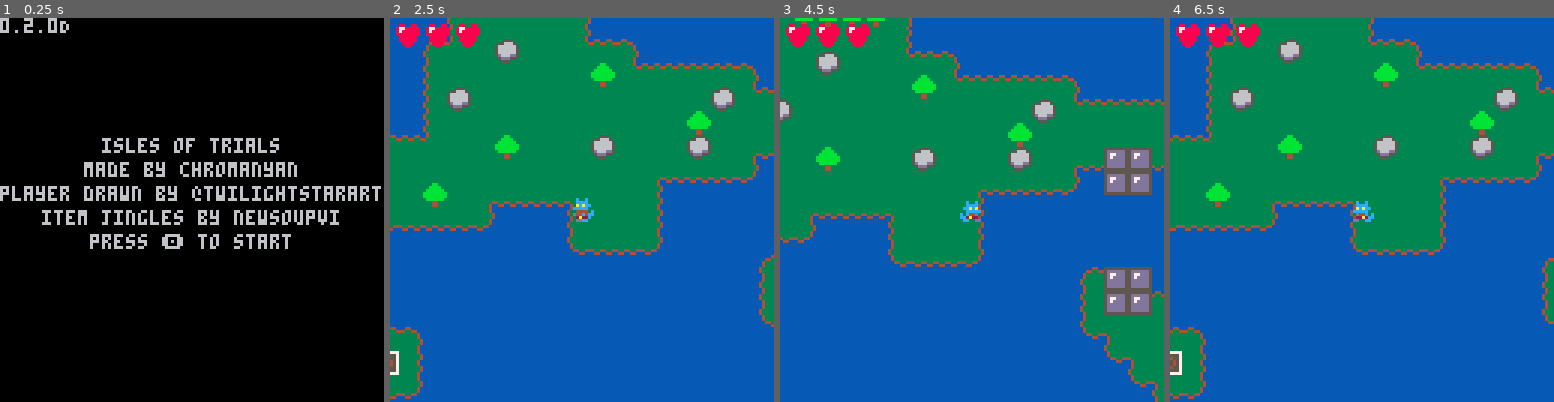
Above: before the commit, frames 1-4 (left to right).
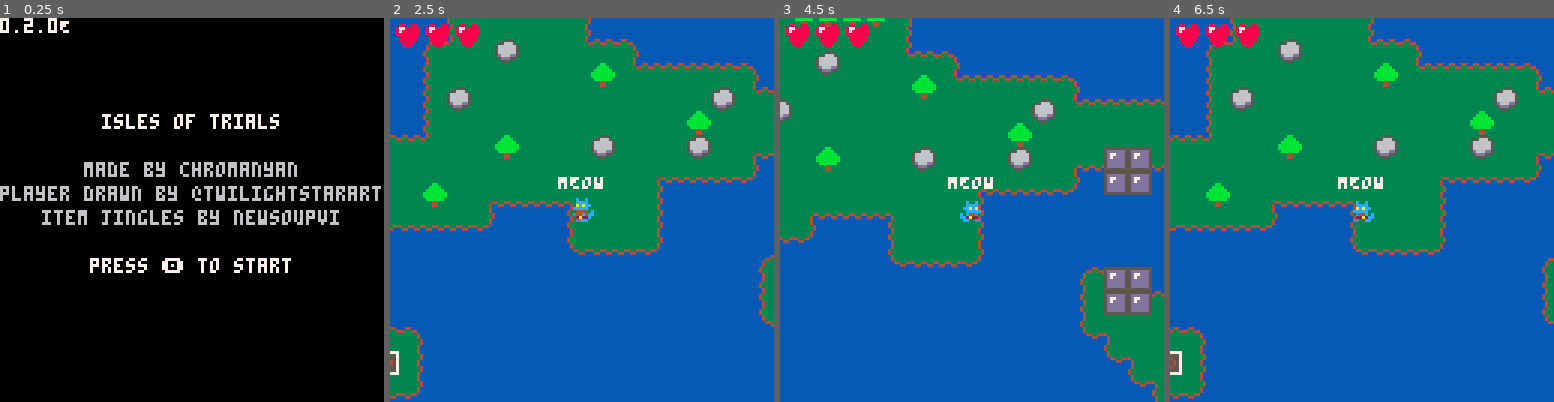
Above: after the commit, the same moments.

Repository: NyanMC/ap-islesoftrials
Game: PICO-8 cartridge archipisles.p8
The game is run twice, just before and just after one commit, with the same random seed, the same clock (stepped at 60 frames per second) and the same inputs.
Inputs:
- Up to frame 1 (0.25 s): no input
- Up to frame 2 (2.5 s): tap O (Z key) at 0.33, 0.7, 1.43, 2.22 s; tap X (X key) at 1.07, 2.07, 2.4 s; hold Left 1.97-2.37 s; hold Down from 2.42 s (still down)
- Up to frame 3 (4.5 s): tap X (X key) every 0.33 s from 2.73 to 4.4 s; release Down at 2.82 s; hold Right 2.87-3.53 s; tap O (Z key) at 3.1, 3.98 s; hold Up 3.58-4.08 s; hold Right from 4.13 s (still down)
- Up to frame 4 (6.5 s): release Right at 4.53 s; hold Down 4.58-5.08 s; tap X (X key) every 0.33 s from 4.73 to 6.4 s; tap O (Z key) at 4.87, 5.75 s; hold Left 5.13-5.8 s; hold Up 5.85-6.18 s; hold Left from 6.23 s (still down)

The runs differ from the first frame. In frame 1, 3.4% of the frame differs, in the area x 0-76%, y 0-67%; in frame 2, 0.2%; in frame 3, 0.2%; in frame 4, 0.2%.

Commit message:
0.2.0e (meow)

Diff:
--- a/archipisles.p8
+++ b/archipisles.p8
@@ -15,6 +15,7 @@
 }
 
 misty = false
+meow = 0
 
 chests = {
 	x81y38={ico=78,mus=1,act=(function()
@@ -677,12 +678,12 @@
 
 function draw_title()
 	cls(0)
-	print("0.2.0D",0,0)
-	print("isles of trials",34,40)
-	print("made by chromanyan",28,48)
+	print("0.2.0E",0,0,7)
+	print("isles of trials",34,32)
+	print("made by chromanyan",28,48,6)
 	print("player drawn by @twilightstarart",0,56)
 	print("item jingles by newsoupvi",14,64)
-	print("press 🅾️ to start",30,72)
+	print("press 🅾️ to start",30,80,7)
 end
 
 function stay_sane()
@@ -750,6 +751,15 @@
 			end
 		end
 	end
+end
+
+function mu()
+	if misty then
+		sfx(23)
+	else
+		sfx(22)
+	end
+	meow = 4
 end
 -->8
 -- ap stuff
@@ -933,11 +943,19 @@
 	draw_sword()
 	draw_player()
 	if (pbubblemove==0) draw_bubbles()
+
+	if meow>0 then
+		local mu_type = misty and "YIP" or "MEOW"
+		local mu_offset = misty and 6 or 8
+		print(mu_type,px-mu_offset,py-12,7)
+	end
+
 	draw_hud()
 end
 
 function _update()
 	stay_sane()
+	if (meow>0) meow -= 1
 	if title then
 		if btnp(🅾️) then
 			title = false
@@ -964,7 +982,11 @@
 	move_player()
 	move_fireball()
 	move_spinners()
-	if (stype>0 or sfire>0) update_sword()
+	if stype>0 or sfire>0 then
+	 update_sword()
+	elseif btnp(❎) then
+		mu()
+	end
 	check_for_harm()
 	test_bubble_collide()
 
Not shown, changed: the sound effects (__sfx__) section of archipisles.p8
